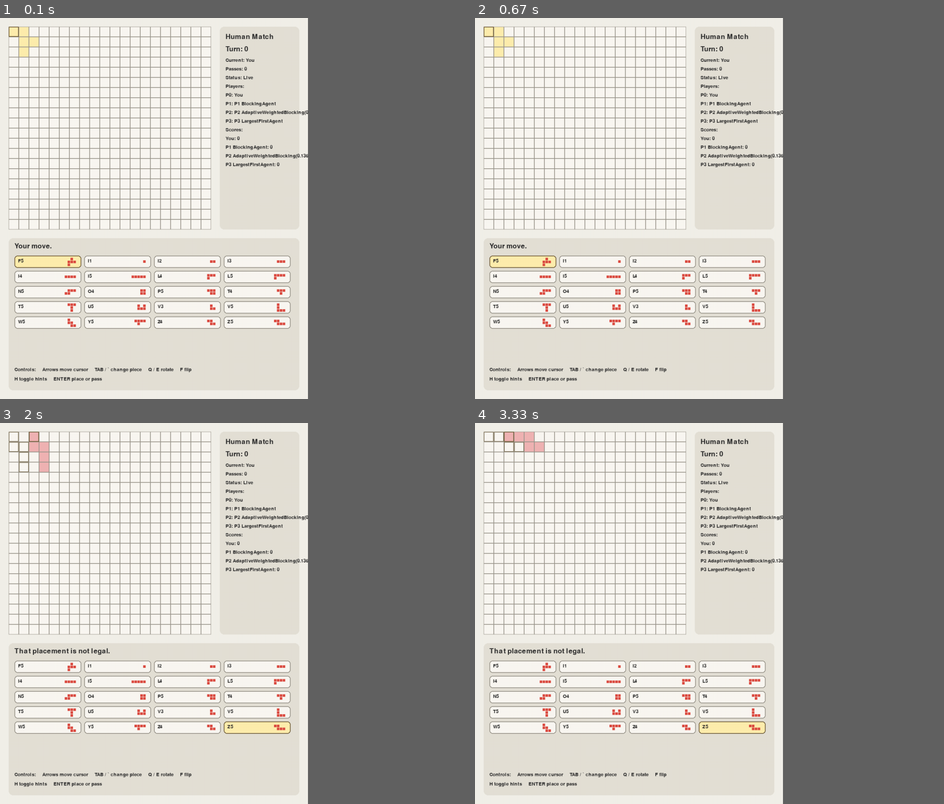
Above: before the commit, frames 1-4 (two rows, left to right).
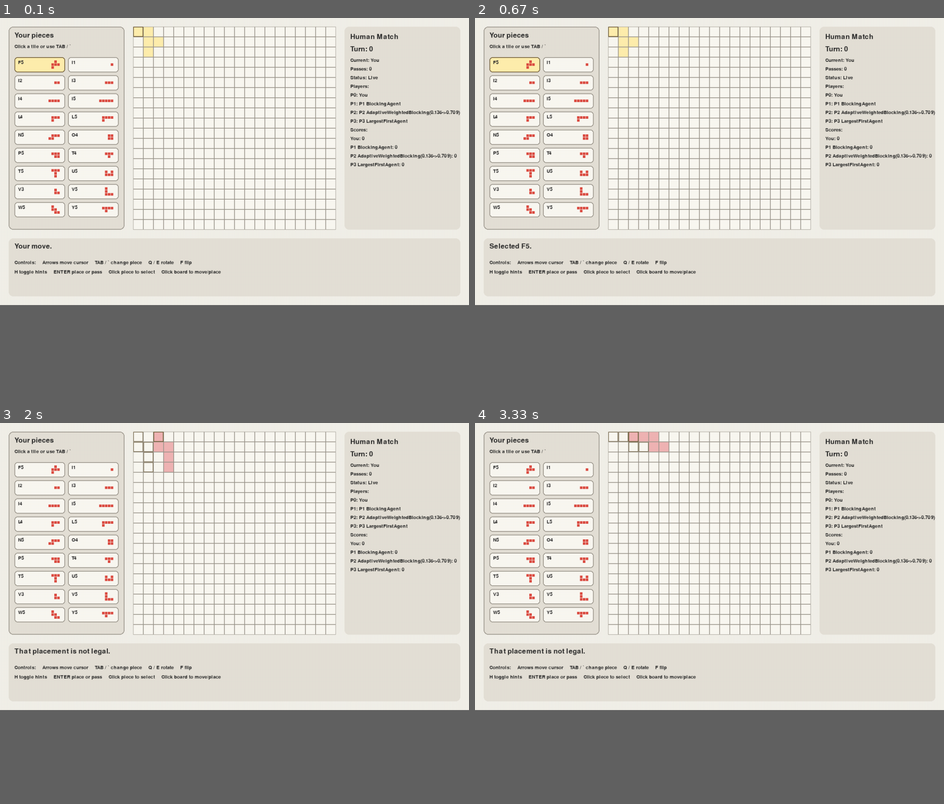
Above: after the commit, the same moments.

Repository: dkiv/blokus-ai
Game: pygame game, started from blokus_ai/experiments/human_match.py
Two runs of this game, one before a commit and one after it. Both use one fixed random seed, a clock stepped at 60 frames per second and the inputs below.
Inputs (mouse positions are in pixels of both pictures, inside the frame that each line leads up to):
- Up to frame 1 (0.1 s): no input
- Up to frame 2 (0.67 s): click (512, 63) at 0.38 s, where only the run after the commit has a clickable "F5"
- Up to frame 3 (2 s): click (234, 533) at 0.72 s; hold ` 1-1.47 s; hold Right 1-1.47 s; tap F at 1.07, 1.37, 1.9 s; tap Enter at 1.5 s; hold Right from 1.83 s (still down); tap E at 1.98 s
- Up to frame 4 (3.33 s): tap F at 2.2, 2.4, 2.73, 3.03, 3.23 s; release Right at 2.3 s; hold Up 2.33-2.63 s; hold Right 2.67-3.13 s; hold Left from 3.17 s (still down); tap E at 3.32 s
In our replay, the window is 591x730 before the commit and 900x550 after it. These sizes can differ from the game's own. Grey fills any space a smaller window leaves; there, only what the larger window draws over its background counts as a difference.

The runs differ from the first frame. In frame 1, 31% of the frame differs, in the area x 1-99%, y 2-96%; in frame 2, 31%; in frame 3, 31%; in frame 4, 31%.

Commit message:
improving pygame viewer

Diff:
--- a/blokus_ai/ui/pygame_viewer.py
+++ b/blokus_ai/ui/pygame_viewer.py
@@ -42,8 +42,9 @@
 class ViewerConfig:
     cell_size: int = 28
     margin: int = 24
-    sidebar_width: int = 220
-    footer_height: int = 420
+    piece_panel_width: int = 320
+    sidebar_width: int = 320
+    footer_height: int = 160
     autoplay_delay_ms: int = 250
     window_title: str = "Blokus Viewer"
 
@@ -226,6 +227,7 @@
         self.status_message = "Your move."
         self._human_legal_moves: list[Move] = []
         self.show_hints = True
+        self._piece_card_rects: dict[str, object] = {}
         self._reset_human_selection()
 
     def run(self) -> None:
@@ -240,7 +242,12 @@
         pygame.font.init()
 
         board_pixels = BOARD_SIZE * self.config.cell_size
-        width = board_pixels + self.config.sidebar_width + self.config.margin * 3
+        width = (
+            self.config.piece_panel_width
+            + board_pixels
+            + self.config.sidebar_width
+            + self.config.margin * 4
+        )
         height = board_pixels + self.config.margin * 3 + self.config.footer_height
 
         screen = pygame.display.set_mode((width, height))
@@ -256,6 +263,8 @@
                     running = False
                 elif event.type == pygame.KEYDOWN:
                     self._handle_key(event.key, pygame)
+                elif event.type == pygame.MOUSEBUTTONDOWN and event.button == 1:
+                    self._handle_click(event.pos, pygame)
 
             if not self.finished and self.state.current_player != self.human_player:
                 pygame.time.delay(self.config.autoplay_delay_ms)
@@ -280,6 +289,7 @@
         if self._must_pass():
             if key in (pygame.K_RETURN, pygame.K_BACKSPACE, pygame.K_p):
                 self._pass_turn("No legal moves remain. You pass.")
+                self._finish_after_human_pass()
             return
 
         if key == pygame.K_LEFT:
@@ -308,6 +318,29 @@
         elif key in (pygame.K_BACKSPACE, pygame.K_p):
             self.status_message = "You can only pass when no legal moves remain."
 
+    def _handle_click(self, position: tuple[int, int], pygame) -> None:
+        if self.finished or self.state.current_player != self.human_player:
+            return
+
+        for piece_name, rect in self._piece_card_rects.items():
+            if rect.collidepoint(position):
+                self._select_piece_by_name(piece_name)
+                self.status_message = f"Selected {piece_name}."
+                return
+
+        cell = self._board_cell_at_pixel(position, pygame)
+        if cell is None:
+            return
+
+        self.cursor = cell
+        if self._must_pass():
+            self.status_message = "No legal moves remain. Press ENTER to pass."
+            return
+
+        preview_move = self._current_preview_move()
+        if preview_move is not None and is_legal_move(self.state, preview_move, player=self.human_player):
+            self._try_place_selected_move()
+
     def _advance_ai_turn(self) -> None:
         legal_moves = generate_legal_moves(self.state, player=self.state.current_player)
         if legal_moves:
@@ -370,18 +403,27 @@
                 winners=winners,
                 turn_count=self.turn_count,
             )
-            self.status_message = "Game over. Close the window for final standings."
+            self.status_message = "Final standings"
+
+    def _finish_after_human_pass(self) -> None:
+        while not self.finished:
+            if self.state.current_player == self.human_player:
+                self._pass_turn("No legal moves remain. Auto-passing your remaining turns.")
+                continue
+            self._advance_ai_turn()
 
     def _draw(self, screen, font, small_font, pygame) -> None:
         screen.fill(BACKGROUND_COLOR)
-        board_left = self.config.margin
+        piece_panel_left = self.config.margin
+        board_left = piece_panel_left + self.config.piece_panel_width + self.config.margin
         board_top = self.config.margin
         board_pixels = BOARD_SIZE * self.config.cell_size
         footer_top = board_top + board_pixels + self.config.margin
 
+        self._draw_piece_panel(screen, piece_panel_left, board_top, board_pixels, font, small_font, pygame)
         self._draw_board(screen, board_left, board_top, pygame)
         self._draw_sidebar(screen, board_left, board_top, board_pixels, font, small_font, pygame)
-        self._draw_footer(screen, board_left, footer_top, board_pixels, font, small_font, pygame)
+        self._draw_footer(screen, piece_panel_left, footer_top, board_pixels, font, small_font, pygame)
 
     def _draw_board(self, screen, board_left: int, board_top: int, pygame) -> None:
         preview_move = self._current_preview_move()
@@ -433,26 +475,48 @@
             screen.blit(surface, (panel_left + 16, y))
             y += 34 if index < 2 else 24
 
-    def _draw_footer(self, screen, left: int, top: int, board_pixels: int, font, small_font, pygame) -> None:
-        footer_width = board_pixels + self.config.sidebar_width + self.config.margin
-        footer_rect = pygame.Rect(left, top, footer_width, self.config.footer_height)
-        pygame.draw.rect(screen, PANEL_COLOR, footer_rect, border_radius=12)
-
-        status_surface = font.render(self.status_message, True, TEXT_COLOR)
-        screen.blit(status_surface, (left + 16, top + 12))
-
-        controls_block_height = 72
-        piece_pool_top = top + 48
-        piece_pool_height = self.config.footer_height - 48 - controls_block_height - 16
+    def _draw_piece_panel(self, screen, left: int, top: int, height: int, font, small_font, pygame) -> None:
+        panel_rect = pygame.Rect(left, top, self.config.piece_panel_width, height)
+        pygame.draw.rect(screen, PANEL_COLOR, panel_rect, border_radius=12)
+        pygame.draw.rect(screen, GRID_COLOR, panel_rect, width=2, border_radius=12)
+
+        title_surface = font.render("Your pieces", True, TEXT_COLOR)
+        screen.blit(title_surface, (left + 16, top + 14))
+
+        subtitle = small_font.render("Click a tile or use TAB / `", True, TEXT_COLOR)
+        screen.blit(subtitle, (left + 16, top + 48))
+
+        piece_pool_top = top + 84
+        piece_pool_height = height - 100
         self._draw_piece_pool(
             screen,
             left + 16,
             piece_pool_top,
-            footer_width - 32,
+            self.config.piece_panel_width - 32,
             piece_pool_height,
             small_font,
             pygame,
         )
+
+    def _draw_footer(self, screen, left: int, top: int, board_pixels: int, font, small_font, pygame) -> None:
+        footer_width = (
+            self.config.piece_panel_width
+            + board_pixels
+            + self.config.sidebar_width
+            + self.config.margin * 2
+        )
+        footer_rect = pygame.Rect(left, top, footer_width, self.config.footer_height)
+        pygame.draw.rect(screen, PANEL_COLOR, footer_rect, border_radius=12)
+
+        status_surface = font.render(self.status_message, True, TEXT_COLOR)
+        screen.blit(status_surface, (left + 16, top + 12))
+
+        if self.finished:
+            standings_top = top + 54
+            for index, text in enumerate(self._final_standings_lines()):
+                surface = small_font.render(text, True, TEXT_COLOR)
+                screen.blit(surface, (left + 16, standings_top + index * 24))
+            return
 
         controls = [
             "Controls:",
@@ -462,27 +526,32 @@
             "F flip",
             "H toggle hints",
             "ENTER place or pass",
+            "Click piece to select",
+            "Click board to move/place",
         ]
-        controls_top = top + self.config.footer_height - controls_block_height + 8
+        controls_top = top + 60
         self._draw_control_line(screen, left + 16, controls_top, controls[:5], small_font)
         self._draw_control_line(screen, left + 16, controls_top + 26, controls[5:], small_font)
 
     def _draw_piece_pool(self, screen, left: int, top: int, width: int, height: int, font, pygame) -> None:
         available = self._playable_piece_names()
+        self._piece_card_rects = {}
         if not available:
             return
 
-        cols = 4
-        card_width = max(130, width // cols - 8)
-        card_height = 34
+        cols = 2
+        gap = 8
+        card_width = (width - gap * (cols - 1)) // cols
+        card_height = 42
         for index, piece_name in enumerate(available):
             row = index // cols
             col = index % cols
-            card_left = left + col * (card_width + 8)
-            card_top = top + row * (card_height + 8)
+            card_left = left + col * (card_width + gap)
+            card_top = top + row * (card_height + gap)
             if card_top + card_height > top + height:
                 break
             rect = pygame.Rect(card_left, card_top, card_width, card_height)
+            self._piece_card_rects[piece_name] = rect
             is_selected = piece_name == self._selected_piece_name()
             fill = HIGHLIGHT_COLOR if is_selected else EMPTY_CELL_COLOR
             pygame.draw.rect(screen, fill, rect, border_radius=8)
@@ -497,14 +566,15 @@
             max_col = max(col for _, col in preview_cells)
             preview_width = max_col - min_col + 1
             preview_height = max_row - min_row + 1
-            preview_left = card_left + rect.width - 14 - preview_width * 8
-            preview_top = card_top + max(6, (rect.height - preview_height * 8) // 2)
+            mini_cell = 8
+            preview_left = card_left + rect.width - 14 - preview_width * mini_cell
+            preview_top = card_top + max(7, (rect.height - preview_height * mini_cell) // 2)
             for cell_row, cell_col in sorted(preview_cells):
                 mini_rect = pygame.Rect(
-                    preview_left + (cell_col - min_col) * 8,
-                    preview_top + (cell_row - min_row) * 8,
-                    7,
-                    7,
+                    preview_left + (cell_col - min_col) * mini_cell,
+                    preview_top + (cell_row - min_row) * mini_cell,
+                    mini_cell - 1,
+                    mini_cell - 1,
                 )
                 pygame.draw.rect(screen, PLAYER_COLORS[self.human_player], mini_rect)
 
@@ -527,6 +597,13 @@
             return
         self.selected_piece_index = (self.selected_piece_index + delta) % len(available)
         piece_name = available[self.selected_piece_index]
+        self.cursor = self._default_cursor_for_piece(piece_name)
+
+    def _select_piece_by_name(self, piece_name: str) -> None:
+        available = self._playable_piece_names()
+        if piece_name not in available:
+            return
+        self.selected_piece_index = available.index(piece_name)
         self.cursor = self._default_cursor_for_piece(piece_name)
 
     def _selected_piece_name(self) -> str:
@@ -595,6 +672,30 @@
         if max_row > max_col:
             return rotate_clockwise(cells)
         return cells
+
+    def _board_cell_at_pixel(self, position: tuple[int, int], pygame) -> tuple[int, int] | None:
+        board_pixels = BOARD_SIZE * self.config.cell_size
+        board_left = self.config.margin + self.config.piece_panel_width + self.config.margin
+        board_top = self.config.margin
+        board_rect = pygame.Rect(board_left, board_top, board_pixels, board_pixels)
+        if not board_rect.collidepoint(position):
+            return None
+
+        x, y = position
+        col = (x - board_left) // self.config.cell_size
+        row = (y - board_top) // self.config.cell_size
+        return (row, col)
+
+    def _final_standings_lines(self) -> list[str]:
+        if self.final_result is None:
+            return []
+        return [
+            f"{self._player_name(player)}: {score}"
+            for player, score in sorted(
+                self.final_result.scores.items(),
+                key=lambda item: (-item[1], item[0]),
+            )
+        ]
 
     def _draw_control_line(self, screen, left: int, top: int, texts: list[str], font) -> None:
         x = left
--- a/pyproject.toml
+++ b/pyproject.toml
@@ -14,3 +14,8 @@
 
 [tool.pytest.ini_options]
 testpaths = ["tests"]
+
+[dependency-groups]
+dev = [
+    "pyinstaller>=6.19.0",
+]
Not shown, changed: uv.lock
